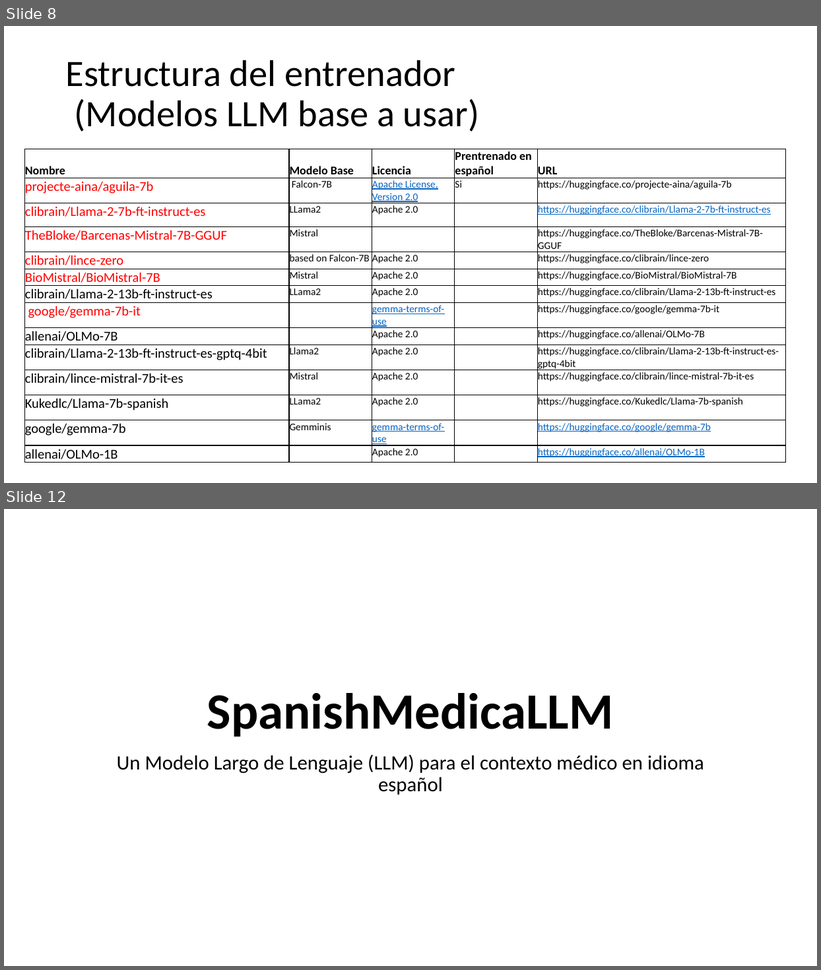
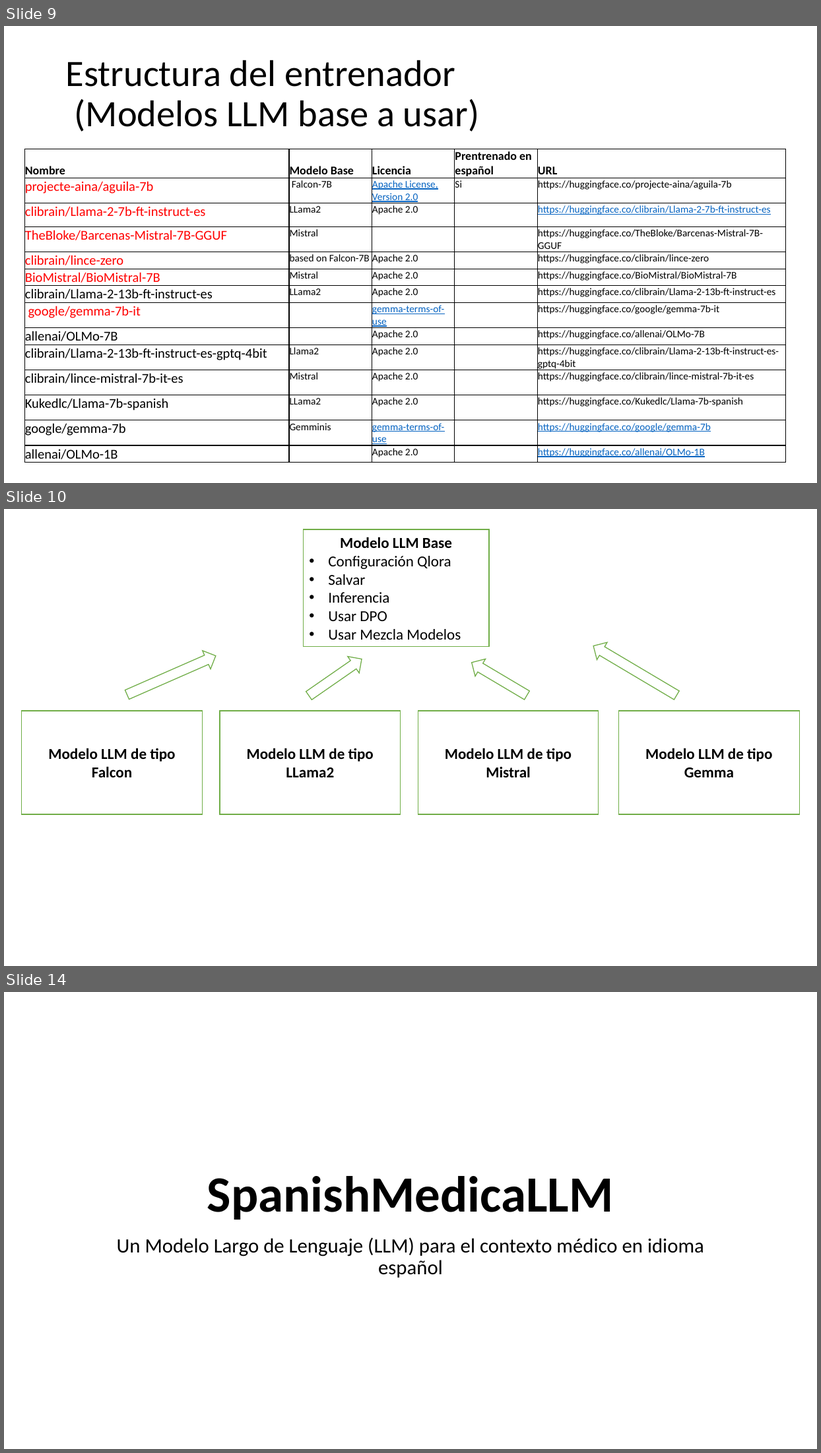
Before and after one commit to epfLLM/meditron, a slide deck: documentation/SpanishMedicaLLM.pptx. Shown one above the other, each under a label of ours: slides 8 and 12 before the commit, slides 9, 10 and 14 after it; the slides between them are not shown. The pictures are 821x970 and 821x1453 pixels, drawn with LibreOffice and Linux fonts; fonts in the diff are those of the drawing. Boxes give left, top, right and bottom in pixels: in the first picture for what was removed or moved away, otherwise in the second. Text is boxed around its words. In the diff, an @@ line names an element or a change of style, - is before the commit and + after.

```diff
--- a/documentation/SpanishMedicaLLM.pptx
+++ b/documentation/SpanishMedicaLLM.pptx
@@ slide 10 added at box(4, 509, 817, 966), background #FFFFFF @@
@@ rectangle added at box(304, 529, 490, 647), fill #FFFFFF, outline #70AD47 1 pt, 18 pt, text #000000 @@
+Modelo LLM Base
+• Configuración Qlora
+• Salvar
+• Inferencia
+• Usar DPO
+• Usar Mezcla Modelos
@@ right arrow added at box(123, 646, 220, 704), fill #FFFFFF, outline #70AD47 1 pt @@
@@ right arrow added at box(589, 638, 682, 704), fill #FFFFFF, outline #70AD47 1 pt @@
@@ right arrow added at box(304, 651, 368, 704), fill #FFFFFF, outline #70AD47 1 pt @@
@@ right arrow added at box(467, 654, 532, 704), fill #FFFFFF, outline #70AD47 1 pt @@
@@ rectangle added at box(22, 711, 202, 815), fill #FFFFFF, outline #70AD47 1 pt, 18 pt, text #000000, bold @@
+Modelo LLM de tipo Falcon
@@ rectangle added at box(220, 711, 401, 815), fill #FFFFFF, outline #70AD47 1 pt, 18 pt, text #000000, bold @@
+Modelo LLM de tipo LLama2
@@ rectangle added at box(418, 711, 599, 815), fill #FFFFFF, outline #70AD47 1 pt, 18 pt, text #000000, bold @@
+Modelo LLM de tipo Mistral
@@ rectangle added at box(619, 711, 799, 815), fill #FFFFFF, outline #70AD47 1 pt, 18 pt, text #000000, bold @@
+Modelo LLM de tipo Gemma
@@ what was slide 8 is now slide 9 @@
@@ what was slide 12 is now slide 14 @@
```
Also in this commit, not shown: 4 slides changed, 3 other slides added, 2 slides removed, 17 other files.
